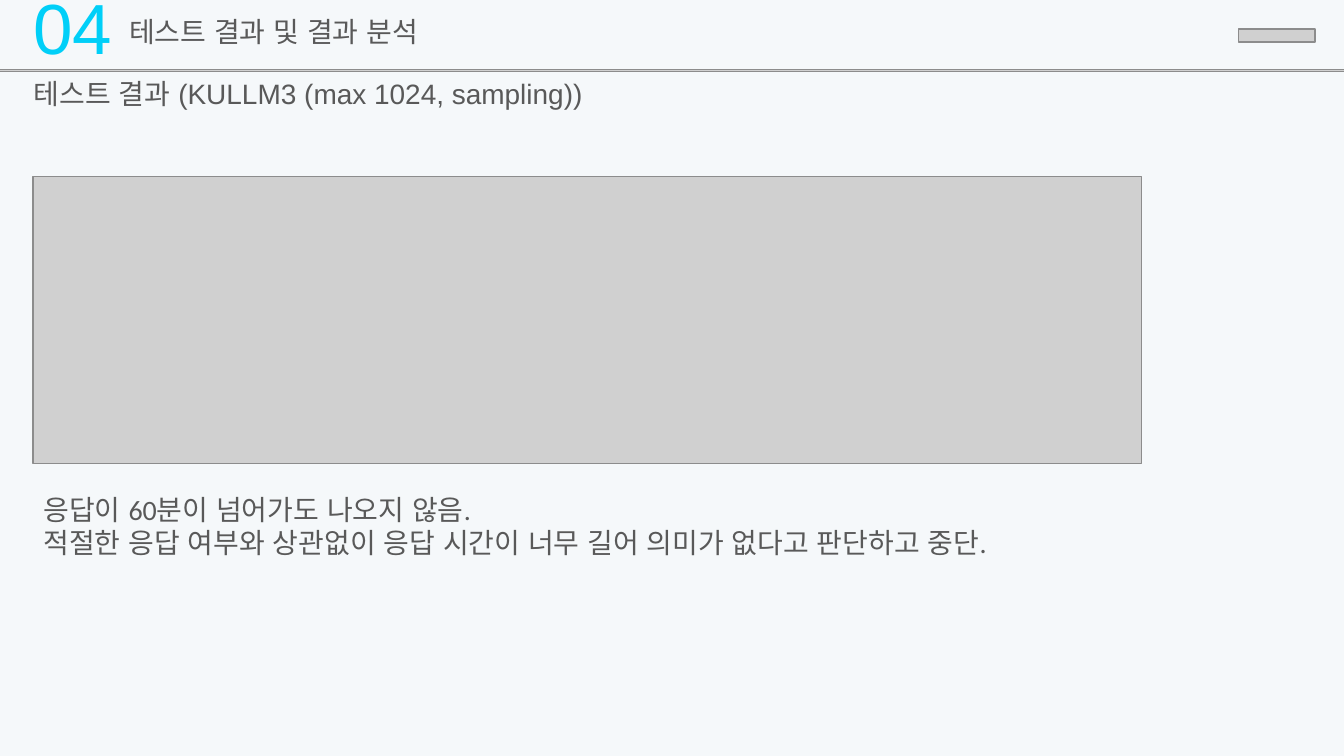
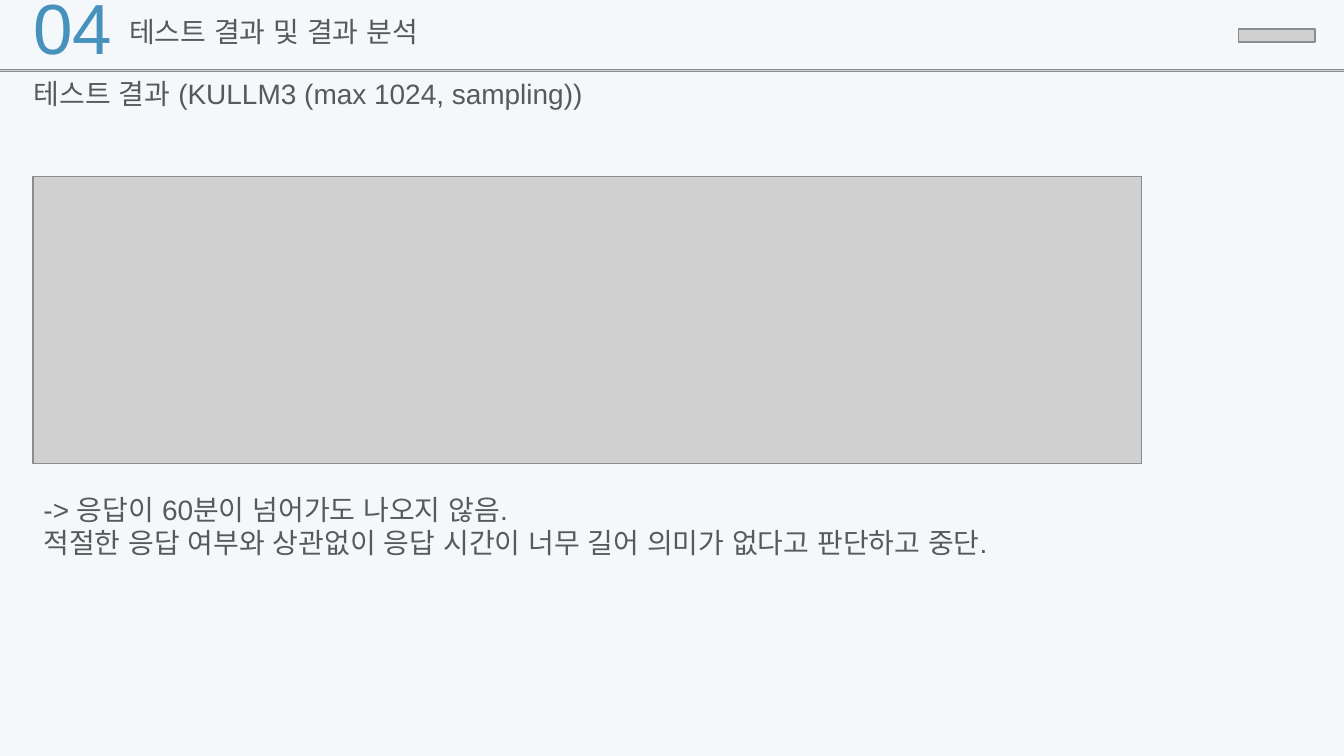
Before and after one commit to SKNETWORKS-FAMILY-AICAMP/SKN12-3RD-5TEAM, a slide deck: slide 13 of 산출물/5조 PPT.pptx (slide 11 before the commit). Drawn at 1344x756 pixels with LibreOffice and Linux fonts; fonts in the diff are those of the drawing; grey boxes stand for pictures. Boxes give left, top, right and bottom in pixels: in the first picture for what was removed or moved away, otherwise in the second. Text is boxed around its words. In the diff, an @@ line names an element or a change of style, - is before the commit and + after.

```diff
--- a/산출물/5조 PPT.pptx
+++ b/산출물/5조 PPT.pptx
@@ text "04" at [33, 4, 112, 55]: text colour #00CFF8 to #4792BD @@
@@ text at [77, 497, 508, 522]: text changed; font Calibri to Arial @@
-응답이 60분이 넘어가도 나오지 않음.
+-> 응답이 60분이 넘어가도 나오지 않음.
```
Also in this commit, not shown: 11 other slides changed, 10 slides added, 4 slides removed.
